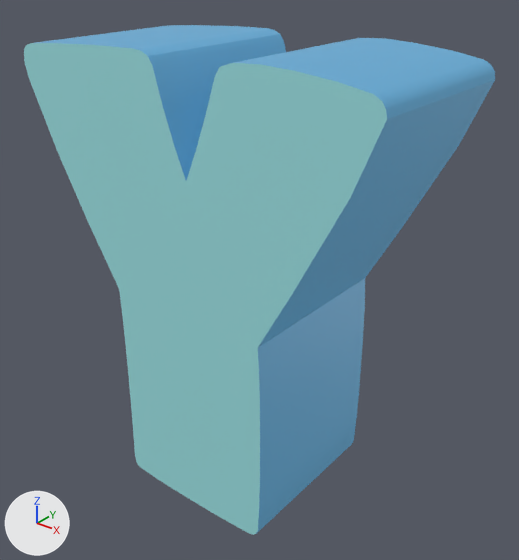
The glTF model scene/models/alphaNum/y.glb: old version first, new version second.
Both versions are drawn from a 50 mm lens placed at (0.426, -0.511, 0.541), pointed at (0.01, 0.009, 0.218). Arrows for +X, +Y and +Z are at lower left; the lights stay in place. Objects named as collision shapes, trigger or cutter boxes, shadow casters or lower levels of detail are left out. Where no turn or scale is listed for an object, it has been applied to the vertices.

Objects in the first picture: 'y.001'.
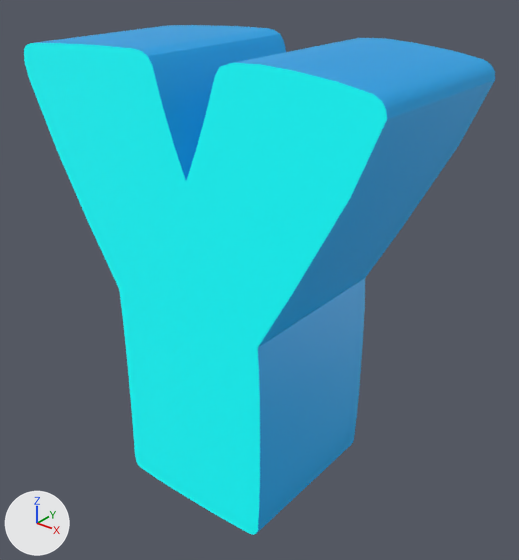
Changed parts and their boxes [x1, y1, x2, y2] in the pictures (519 x 560 px):
'y.001', recoloured: [24, 25, 495, 535] in both

What the commit changed:
Material 'Light' (mat_light) changes colour from cyan #89c6c9 to cyan #00ffff; in linear values from (0.251, 0.566, 0.581) to (0.0, 1.0, 1.0).
In material 'Light' (mat_light), emission_color goes from (0.05, 0.113, 0.115) (dark cyan #3f5e5f) to (0.0, 0.2, 0.2) (dark cyan #007c7c).
Material 'Dark' (mat_dark) changes colour from blue #599dc6 to cyan #0094d3; in linear values from (0.101, 0.338, 0.562) to (0.0, 0.296, 0.651).
In material 'Dark' (mat_dark), emission_color goes from (0.02, 0.0673, 0.113) (dark blue #27495e) to (0.0, 0.0592, 0.13) (dark blue #004565).
